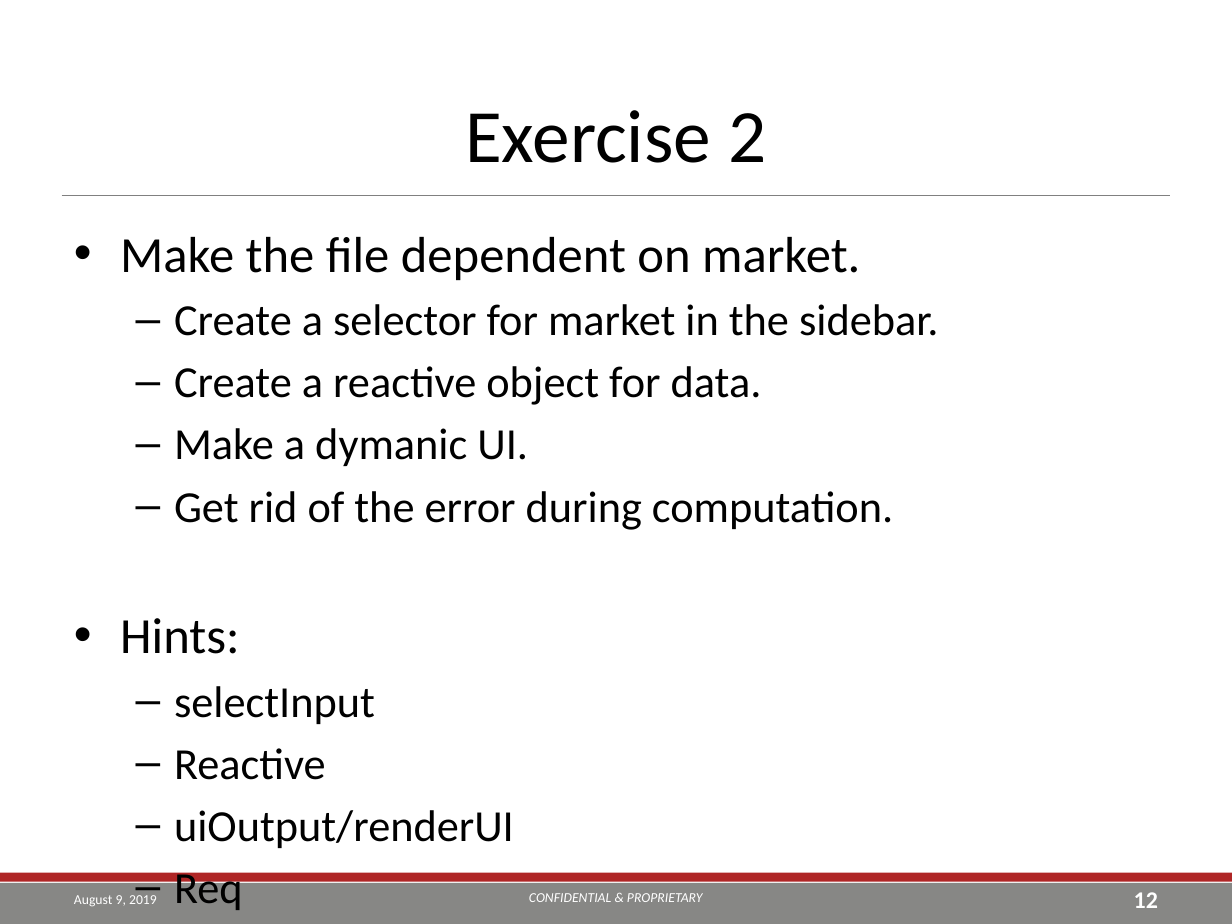
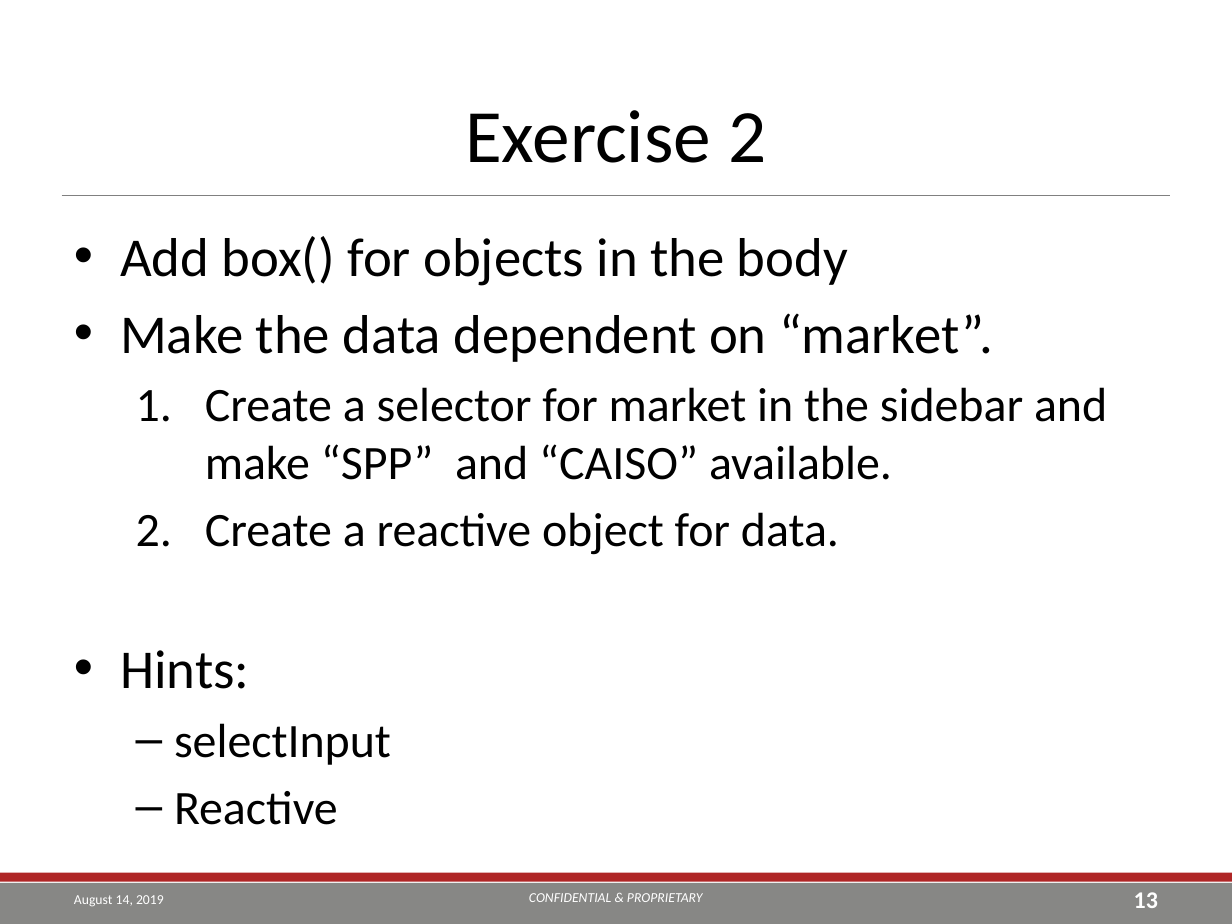
Before and after one commit to TEA-Analytics/ShinyWorkshop, a slide deck: slide 13 of Day 1.pptx (slide 12 before the commit). Drawn at 1232x924 pixels with LibreOffice and Linux fonts; fonts in the diff are those of the drawing; background and template pictures are left out. Boxes give left, top, right and bottom in pixels: in the first picture for what was removed or moved away, otherwise in the second. Text is boxed around its words. In the diff, an @@ line names an element or a change of style, - is before the commit and + after.

```diff
--- a/Day 1.pptx
+++ b/Day 1.pptx
@@ text at [120,236,1107,480]: text changed; size 25.9 to 28 pt @@
-• Make the file dependent on market.
-  – Create a selector for market in the sidebar.
+• Add box() for objects in the body
+• Make the data dependent on “market”.
+  1. Create a selector for market in the sidebar and make “SPP” and “CAISO” available.
@@ text at [174,428,893,530]: paragraphs removed @@
-  – Make a dymanic UI.
-  – Get rid of the error during computation.
@@ text at [120,512,839,825]: size 25.9 to 28 pt in "Create a reactive object for data.", "selectInput", "Reactive"; size 29.6 to 32 pt in "Hints:"; bullet – to 1. @@
@@ text at [174,810,514,848]: paragraphs removed @@
-  – uiOutput/renderUI
-  – Req
@@ text at [74,895,164,906]: text changed @@
-August 9, 2019
+August 14, 2019
@@ page number at [1134,892,1158,908]: text changed @@
-12
+13
```
Also in this commit, not shown: 49 other slides changed, 5 slides added, 47 other files.
